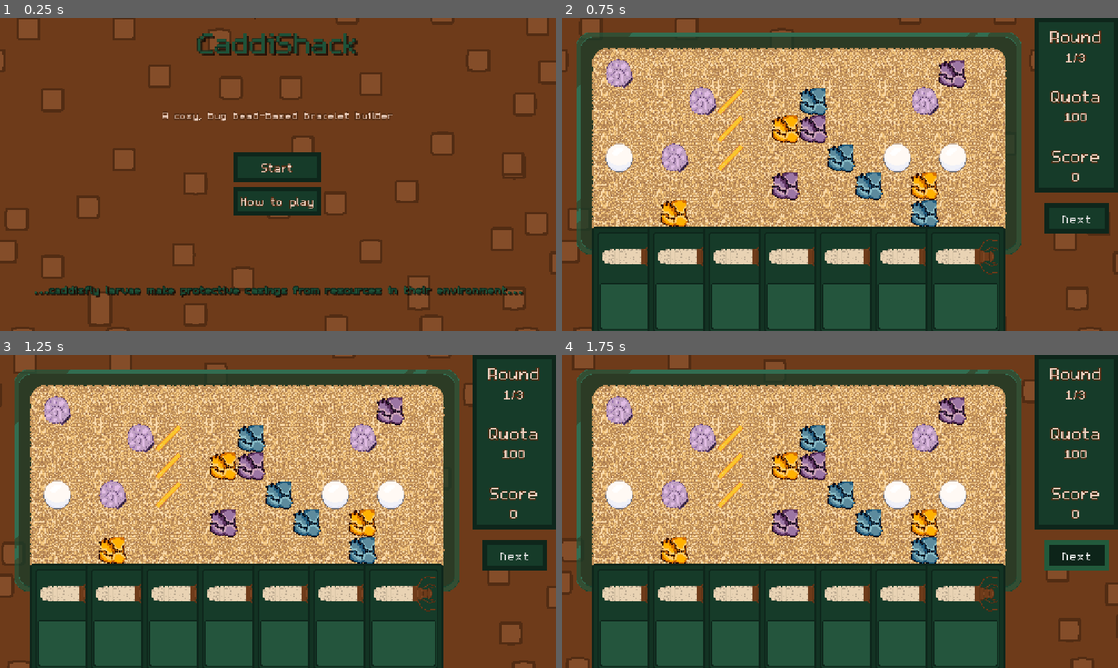
Above: before the commit, frames 1-4 (two rows, left to right).
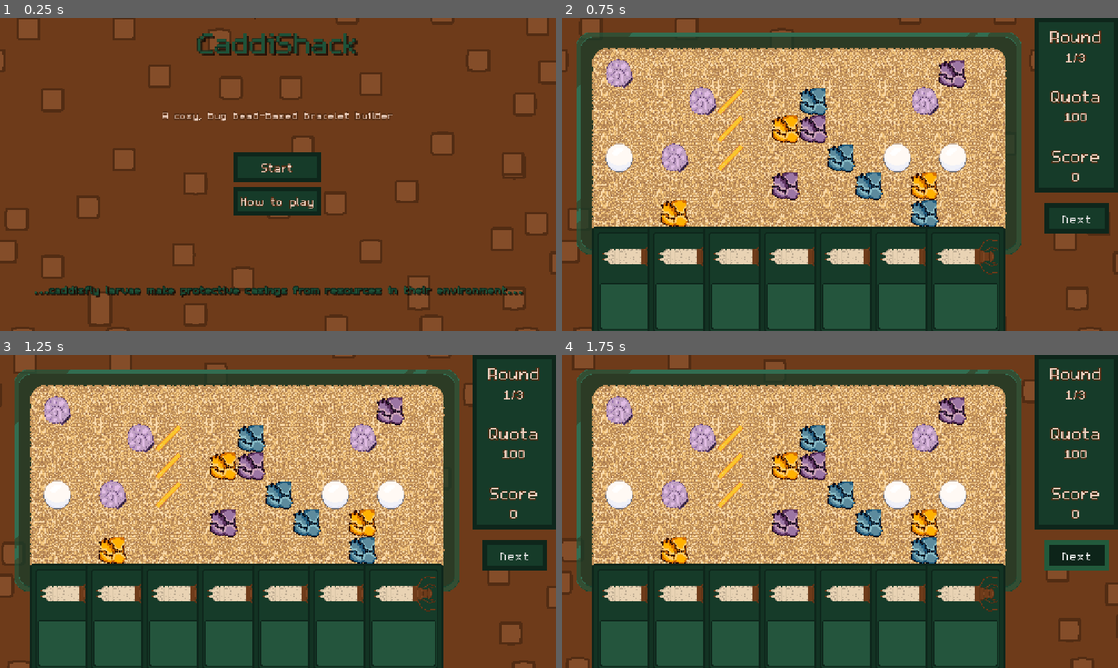
Above: after the commit, the same moments.

Repository: Splashy-Inc/caddishack
Game: Godot game, scene res://SCENES/screen_manager.tscn
Same seed, same stepped clock (60 frames per second), same inputs: the game is played once before the commit and once after it. The engine's default icon, where the game draws it, is replaced by a stand-in: a white triangle on a blue panel in a dark square.
Inputs:
- Up to frame 1 (0.25 s): no input
- Up to frame 2 (0.75 s): click "Start" at 0.5 s
- Up to frame 3 (1.25 s): no input
- Up to frame 4 (1.75 s): click "Next" at 1.25 s

Frame 1 is identical in both runs. In frame 2, 0.2% of the frame differs, in the area x 7-69%, y 74-79%; in frame 3, 0.2%; in frame 4, 0.2%.

Commit message:
Update larva animations

Diff:
--- a/SCENES/TERRARIUM/larva.tscn
+++ b/SCENES/TERRARIUM/larva.tscn
@@ -1,20 +1,109 @@
 [gd_scene format=3 uid="uid://bavo2v0il8e4"]
 
 [ext_resource type="Script" uid="uid://cu3ihax16o6sw" path="res://SCRIPTS/TERRARIUM/larva.gd" id="1_rm28v"]
-[ext_resource type="Texture2D" uid="uid://cw0mol22xbie8" path="res://ASSETS/Art/TERRARIUM/BugBody.png" id="3_m8k0v"]
-[ext_resource type="Texture2D" uid="uid://bg5kyvt6hx1ma" path="res://ASSETS/Art/TERRARIUM/BugBody_Goed.png" id="4_34tmi"]
-[ext_resource type="Texture2D" uid="uid://h2fkldbyktc3" path="res://ASSETS/Art/TERRARIUM/BugBody_Special.png" id="5_ddlee"]
 [ext_resource type="Texture2D" uid="uid://c0xsejfofp4s3" path="res://ASSETS/Art/TERRARIUM/LarvaSpriteSheet.png" id="5_x1i4c"]
 [ext_resource type="PackedScene" uid="uid://bb4x60rlbdvlv" path="res://SCENES/TERRARIUM/bead.tscn" id="7_oknjm"]
 [ext_resource type="Script" uid="uid://cy8jm1sqi6nnc" path="res://RESOURCES/sand_material_info.gd" id="8_sxk8d"]
 [ext_resource type="Script" uid="uid://cf1jruerb1t6o" path="res://RESOURCES/bead_info.gd" id="9_566sv"]
 [ext_resource type="Script" uid="uid://cm33vxylxpkwp" path="res://RESOURCES/special_material_info.gd" id="10_4ycns"]
 
+[sub_resource type="AtlasTexture" id="AtlasTexture_cikro"]
+atlas = ExtResource("5_x1i4c")
+region = Rect2(256, 256, 128, 64)
+
+[sub_resource type="AtlasTexture" id="AtlasTexture_ljsxj"]
+atlas = ExtResource("5_x1i4c")
+region = Rect2(128, 256, 128, 64)
+
+[sub_resource type="AtlasTexture" id="AtlasTexture_s2pvp"]
+atlas = ExtResource("5_x1i4c")
+region = Rect2(256, 256, 128, 64)
+
+[sub_resource type="AtlasTexture" id="AtlasTexture_x1i4c"]
+atlas = ExtResource("5_x1i4c")
+region = Rect2(384, 256, 128, 64)
+
+[sub_resource type="AtlasTexture" id="AtlasTexture_3dggb"]
+atlas = ExtResource("5_x1i4c")
+region = Rect2(0, 320, 128, 64)
+
+[sub_resource type="AtlasTexture" id="AtlasTexture_76wku"]
+atlas = ExtResource("5_x1i4c")
+region = Rect2(128, 320, 128, 64)
+
+[sub_resource type="AtlasTexture" id="AtlasTexture_xo5b2"]
+atlas = ExtResource("5_x1i4c")
+region = Rect2(256, 320, 128, 64)
+
+[sub_resource type="AtlasTexture" id="AtlasTexture_8hi0t"]
+atlas = ExtResource("5_x1i4c")
+region = Rect2(384, 320, 128, 64)
+
+[sub_resource type="AtlasTexture" id="AtlasTexture_mnjpb"]
+atlas = ExtResource("5_x1i4c")
+region = Rect2(512, 320, 128, 64)
+
+[sub_resource type="AtlasTexture" id="AtlasTexture_ivyt0"]
+atlas = ExtResource("5_x1i4c")
+region = Rect2(640, 320, 128, 64)
+
+[sub_resource type="AtlasTexture" id="AtlasTexture_4w7qj"]
+atlas = ExtResource("5_x1i4c")
+region = Rect2(0, 384, 128, 64)
+
+[sub_resource type="AtlasTexture" id="AtlasTexture_c6ikl"]
+atlas = ExtResource("5_x1i4c")
+region = Rect2(128, 384, 128, 64)
+
+[sub_resource type="AtlasTexture" id="AtlasTexture_jyx2t"]
+atlas = ExtResource("5_x1i4c")
+region = Rect2(256, 384, 128, 64)
+
+[sub_resource type="AtlasTexture" id="AtlasTexture_ggiw8"]
+atlas = ExtResource("5_x1i4c")
+region = Rect2(384, 384, 128, 64)
+
+[sub_resource type="AtlasTexture" id="AtlasTexture_o5yq8"]
+atlas = ExtResource("5_x1i4c")
+region = Rect2(512, 384, 128, 64)
+
+[sub_resource type="AtlasTexture" id="AtlasTexture_ghuom"]
+atlas = ExtResource("5_x1i4c")
+region = Rect2(640, 384, 128, 64)
+
+[sub_resource type="AtlasTexture" id="AtlasTexture_xittf"]
+atlas = ExtResource("5_x1i4c")
+region = Rect2(768, 384, 128, 64)
+
+[sub_resource type="AtlasTexture" id="AtlasTexture_mx6hb"]
+atlas = ExtResource("5_x1i4c")
+region = Rect2(896, 384, 128, 64)
+
+[sub_resource type="AtlasTexture" id="AtlasTexture_i8ojn"]
+atlas = ExtResource("5_x1i4c")
+region = Rect2(0, 256, 128, 64)
+
+[sub_resource type="AtlasTexture" id="AtlasTexture_77fq2"]
+atlas = ExtResource("5_x1i4c")
+region = Rect2(128, 256, 128, 64)
+
+[sub_resource type="AtlasTexture" id="AtlasTexture_q3iq4"]
+atlas = ExtResource("5_x1i4c")
+region = Rect2(256, 256, 128, 64)
+
+[sub_resource type="AtlasTexture" id="AtlasTexture_fr36d"]
+atlas = ExtResource("5_x1i4c")
+region = Rect2(384, 256, 128, 64)
+
+[sub_resource type="AtlasTexture" id="AtlasTexture_img2n"]
+atlas = ExtResource("5_x1i4c")
+region = Rect2(512, 256, 128, 64)
+
 [sub_resource type="SpriteFrames" id="SpriteFrames_bisof"]
 animations = [{
 "frames": [{
 "duration": 1.0,
-"texture": ExtResource("3_m8k0v")
+"texture": SubResource("AtlasTexture_cikro")
 }],
 "loop": true,
 "name": &"BASIC",
@@ -22,19 +111,101 @@
 }, {
 "frames": [{
 "duration": 1.0,
-"texture": ExtResource("4_34tmi")
+"texture": SubResource("AtlasTexture_ljsxj")
+}, {
+"duration": 1.0,
+"texture": SubResource("AtlasTexture_s2pvp")
+}, {
+"duration": 1.0,
+"texture": SubResource("AtlasTexture_x1i4c")
+}, {
+"duration": 1.0,
+"texture": SubResource("AtlasTexture_s2pvp")
 }],
 "loop": true,
-"name": &"GOED",
-"speed": 5.0
-}, {
-"frames": [{
-"duration": 1.0,
-"texture": ExtResource("5_ddlee")
+"name": &"idle",
+"speed": 8.0
+}, {
+"frames": [{
+"duration": 1.0,
+"texture": SubResource("AtlasTexture_3dggb")
+}, {
+"duration": 1.0,
+"texture": SubResource("AtlasTexture_76wku")
+}, {
+"duration": 1.0,
+"texture": SubResource("AtlasTexture_xo5b2")
+}, {
+"duration": 1.0,
+"texture": SubResource("AtlasTexture_8hi0t")
+}, {
+"duration": 1.0,
+"texture": SubResource("AtlasTexture_mnjpb")
+}, {
+"duration": 1.0,
+"texture": SubResource("AtlasTexture_ivyt0")
+}],
+"loop": false,
+"name": &"lift",
+"speed": 12.0
+}, {
+"frames": [{
+"duration": 1.0,
+"texture": SubResource("AtlasTexture_4w7qj")
+}, {
+"duration": 1.0,
+"texture": SubResource("AtlasTexture_c6ikl")
+}, {
+"duration": 1.0,
+"texture": SubResource("AtlasTexture_jyx2t")
+}, {
+"duration": 1.0,
+"texture": SubResource("AtlasTexture_ggiw8")
+}, {
+"duration": 1.0,
+"texture": SubResource("AtlasTexture_o5yq8")
+}, {
+"duration": 1.0,
+"texture": SubResource("AtlasTexture_ghuom")
+}, {
+"duration": 1.0,
+"texture": SubResource("AtlasTexture_xittf")
+}, {
+"duration": 1.0,
+"texture": SubResource("AtlasTexture_mx6hb")
 }],
 "loop": true,
-"name": &"SANDY",
-"speed": 5.0
+"name": &"lift_idle",
+"speed": 12.0
+}, {
+"frames": [{
+"duration": 1.0,
+"texture": SubResource("AtlasTexture_i8ojn")
+}, {
+"duration": 1.0,
+"texture": SubResource("AtlasTexture_77fq2")
+}, {
+"duration": 1.0,
+"texture": SubResource("AtlasTexture_q3iq4")
+}, {
+"duration": 1.0,
+"texture": SubResource("AtlasTexture_fr36d")
+}, {
+"duration": 1.0,
+"texture": SubResource("AtlasTexture_img2n")
+}, {
+"duration": 1.0,
+"texture": SubResource("AtlasTexture_fr36d")
+}, {
+"duration": 1.0,
+"texture": SubResource("AtlasTexture_q3iq4")
+}, {
+"duration": 1.0,
+"texture": SubResource("AtlasTexture_77fq2")
+}],
+"loop": true,
+"name": &"move",
+"speed": 12.0
 }]
 
 [sub_resource type="AtlasTexture" id="AtlasTexture_rm28v"]
@@ -497,7 +668,8 @@
 rotation = 1.5708
 sprite_frames = SubResource("SpriteFrames_bisof")
 animation = &"BASIC"
-autoplay = "BASIC"
+autoplay = "idle"
+frame_progress = 0.31805116
 
 [node name="Head" type="AnimatedSprite2D" parent="." unique_id=645910719]
 position = Vector2(0, -7)
Binary file changed: ASSETS/Art/TERRARIUM/LarvaSpriteSheet.png
Not shown: 2 places in SCENES/TERRARIUM/larva.tscn that only renumber resources
